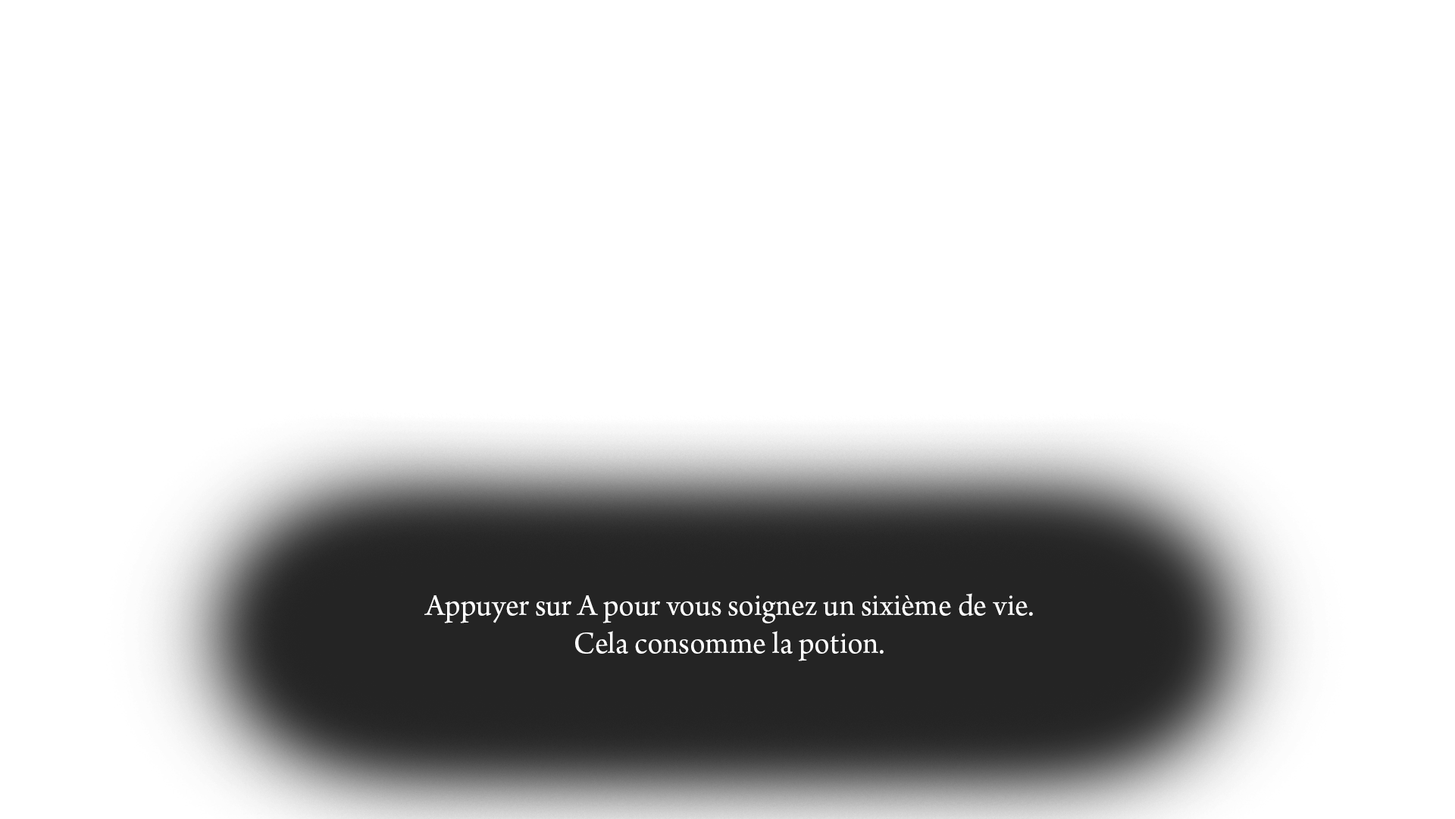
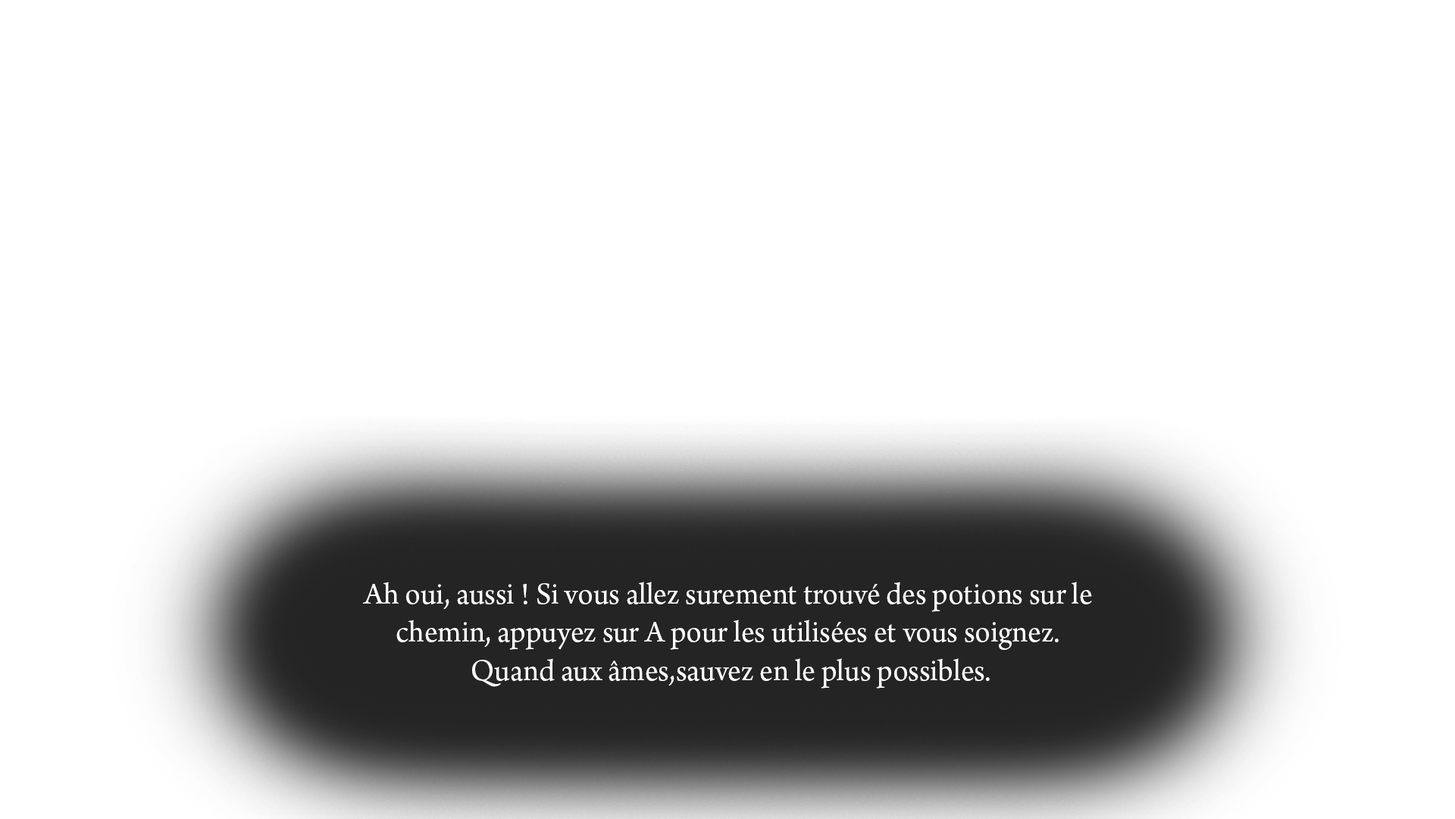
Layers edited between the first and the second (1455, 819) image:
renamed "Appuyer sur A pour vous soignez un sixième de vie. Cela consomm" to "Ah oui, aussi ! Si vous allez surement trouvé des potions sur l", painted on it over box(363, 581, 1093, 689)
